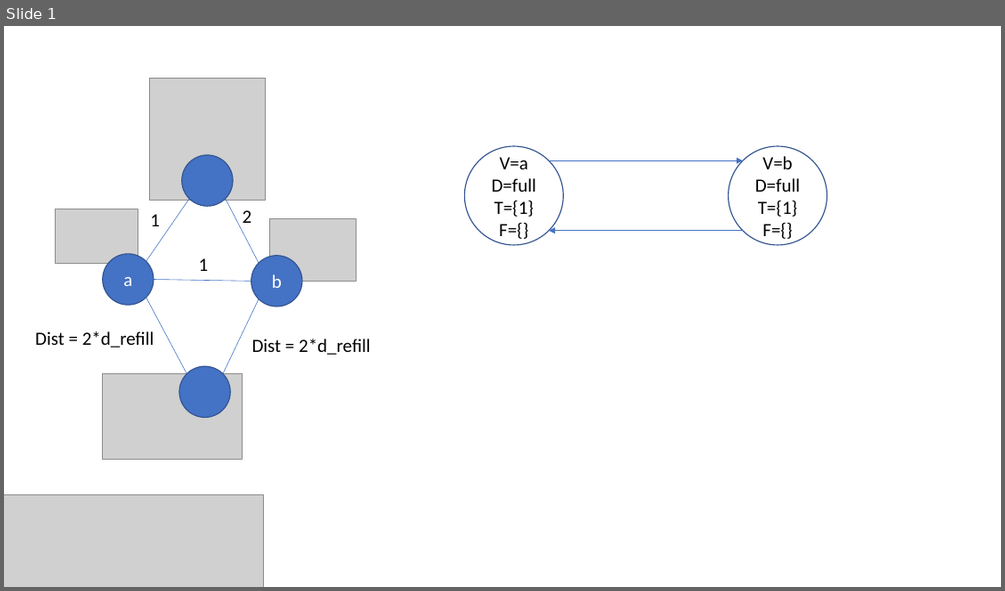
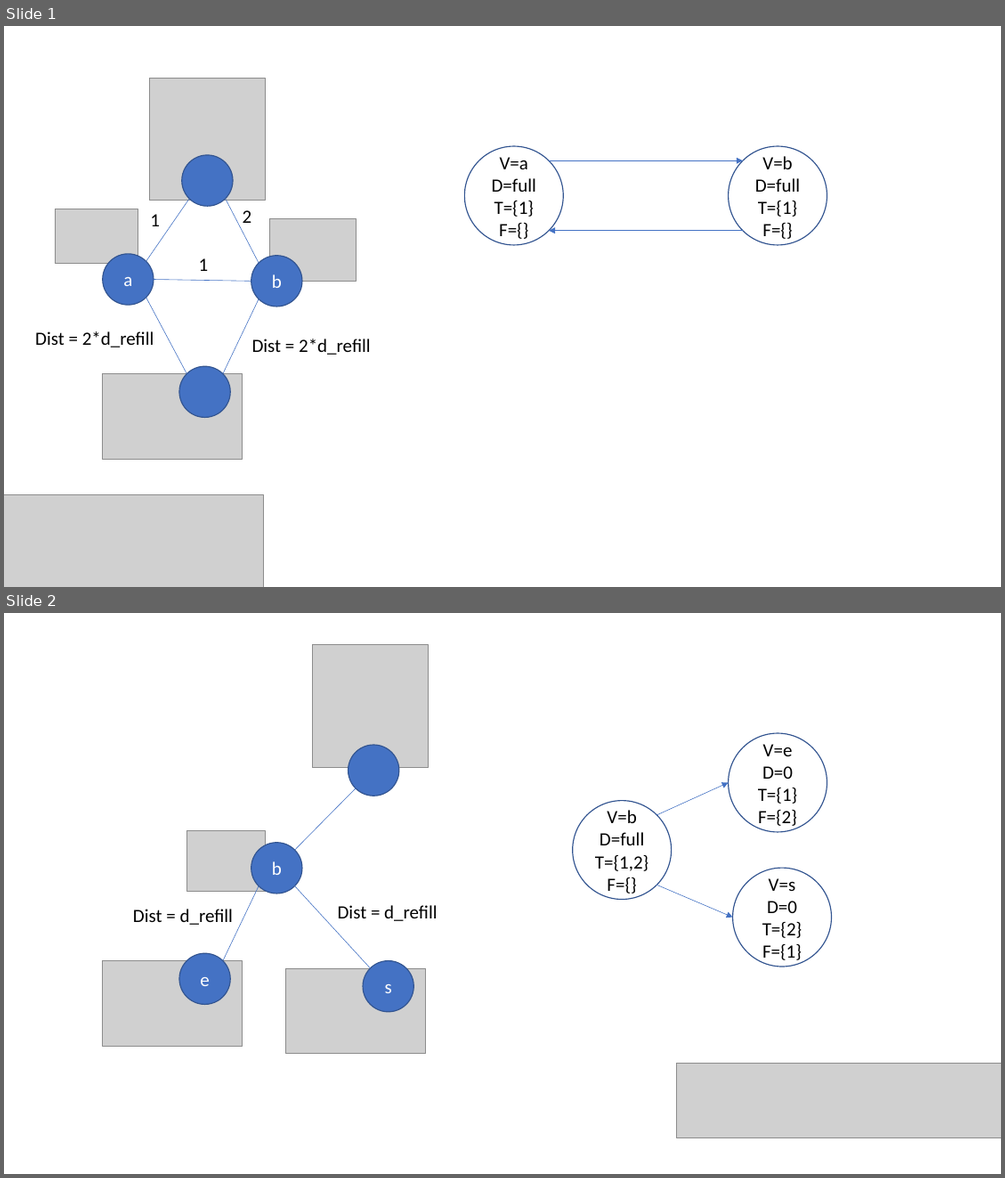
Before and after one commit to Pavelrst/AI_hw1, a slide deck: PowerpointHelper.pptx. Shown one above the other, each under a label of ours: slide 1 before the commit, slides 1 and 2 after it. The pictures are 1005x591 and 1005x1178 pixels, drawn with LibreOffice and Linux fonts; fonts in the diff are those of the drawing; grey boxes stand for pictures. Boxes give left, top, right and bottom in pixels: in the first picture for what was removed or moved away, otherwise in the second. Text is boxed around its words. In the diff, an @@ line names an element or a change of style, - is before the commit and + after.

```diff
--- a/PowerpointHelper.pptx
+++ b/PowerpointHelper.pptx
@@ slide 2 added at (4,613,1001,1174), background #FFFFFF @@
@@ picture added at (312,644,428,767) @@
@@ ellipse added at (348,745,399,795), fill #4472C4, outline #325491 1 pt @@
@@ ellipse added at (728,733,827,832), fill #FFFFFF, outline #325491 1 pt, 18 pt, text #000000 @@
+V=e
+D=0
+T={1}
+F={2}
@@ line added from (356, 788) to (295, 850), #4472C4 0.5 pt @@
@@ arrow added from (657, 815) to (728, 783), #4472C4 0.5 pt @@
@@ ellipse added at (573,801,671,900), fill #FFFFFF, outline #325491 1 pt, 18 pt, text #000000 @@
+V=b
+D=full
+T={1,2}
+F={}
@@ picture added at (187,831,265,892) @@
@@ ellipse added at (251,843,302,893), fill #4472C4, outline #325491 1 pt, 18 pt, text #FFFFFF @@
+b
@@ ellipse added at (733,868,832,966), fill #FFFFFF, outline #325491 1 pt, 18 pt, text #000000 @@
+V=s
+D=0
+T={2}
+F={1}
@@ line added from (259, 886) to (223, 961), #4472C4 0.5 pt @@
@@ line added from (295, 886) to (371, 968), #4472C4 0.5 pt @@
@@ text added at (338,905,437,921), 18 pt, text #000000 @@
+Dist = d_refill
@@ arrow added from (657, 884) to (733, 917), #4472C4 0.5 pt @@
@@ text added at (133,908,233,925), 18 pt, text #000000 @@
+Dist = d_refill
@@ ellipse added at (179,953,231,1004), fill #4472C4, outline #325491 1 pt, 18 pt, text #FFFFFF @@
+e
@@ picture added at (103,961,243,1046) @@
@@ picture added at (286,968,426,1054) @@
@@ ellipse added at (363,961,413,1012), fill #4472C4, outline #325491 1 pt, 18 pt, text #FFFFFF @@
+s
@@ picture added at (677,1062,1001,1138) @@
```
Also in this commit, not shown: 2 other files.
